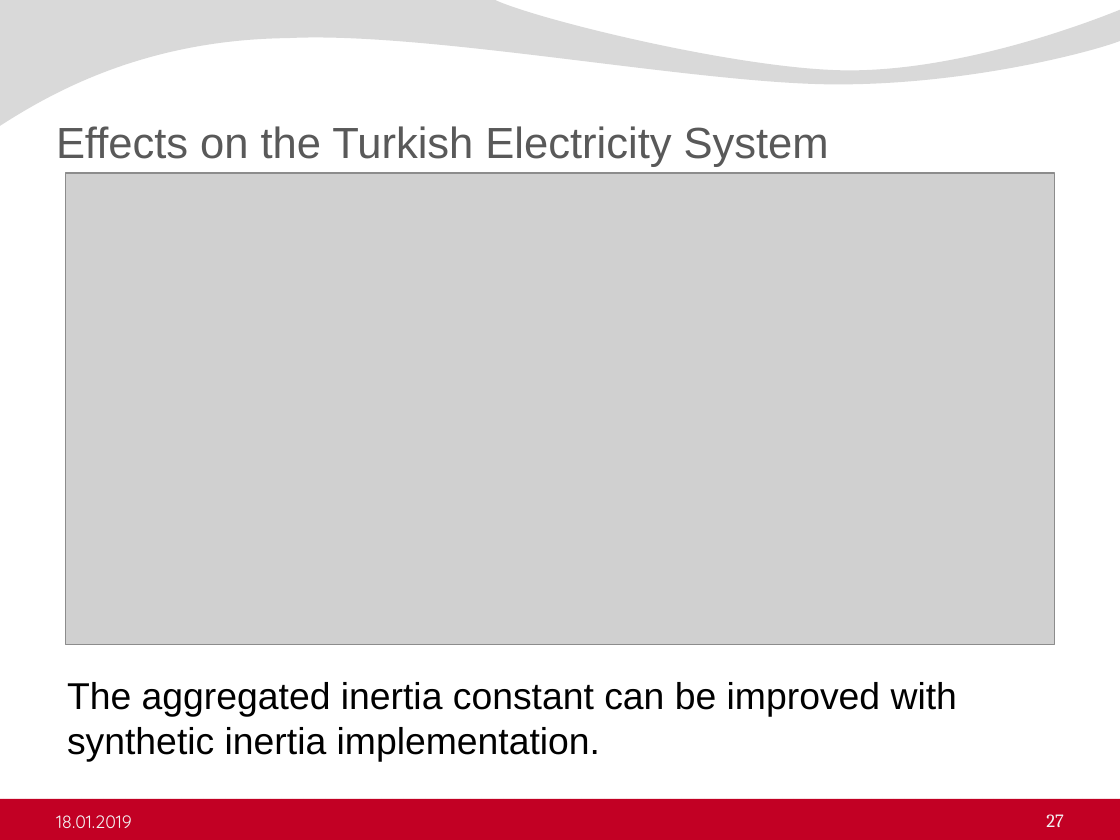
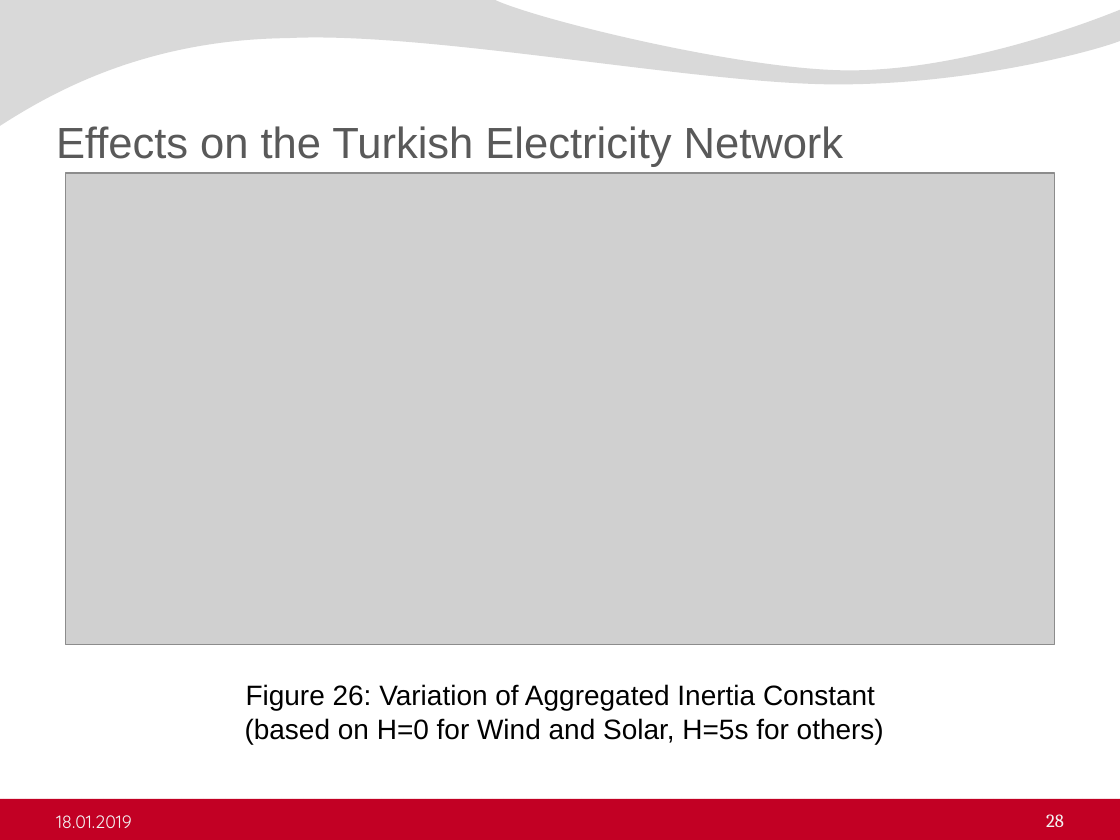
Before and after one commit to ErencanDuymaz/Research, a slide deck: slide 28 of Thesis/Thesis Defence/Erencan_Duymaz_thesis_defence.pptx (slide 27 before the commit). Drawn at 1120x840 pixels with LibreOffice and Linux fonts; fonts in the diff are those of the drawing; grey boxes stand for pictures; background and template pictures are left out. Boxes give left, top, right and bottom in pixels: in the first picture for what was removed or moved away, otherwise in the second. Text is boxed around its words. In the diff, an @@ line names an element or a change of style, - is before the commit and + after.

```diff
--- a/Thesis/Thesis Defence/Erencan_Duymaz_thesis_defence.pptx
+++ b/Thesis/Thesis Defence/Erencan_Duymaz_thesis_defence.pptx
@@ title at [56, 126, 844, 167]: text changed @@
-Effects on the Turkish Electricity System
+Effects on the Turkish Electricity Network
@@ text removed at [67, 682, 957, 762] @@
-The aggregated inertia constant can be improved with synthetic inertia implementation.
@@ text added at [245, 684, 884, 744], 18 pt, text #000000 @@
+Figure 26: Variation of Aggregated Inertia Constant
+(based on H=0 for Wind and Solar, H=5s for others)
@@ page number at [1046, 814, 1064, 827]: text changed @@
-27
+28
```
Also in this commit, not shown: 28 other slides changed, 2 slides added, 4 other files.
